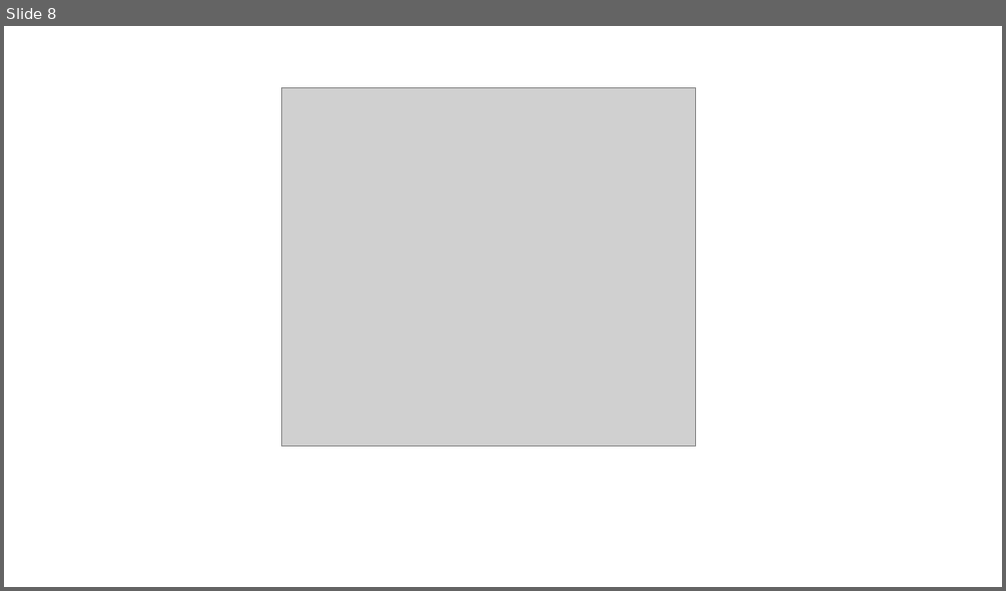
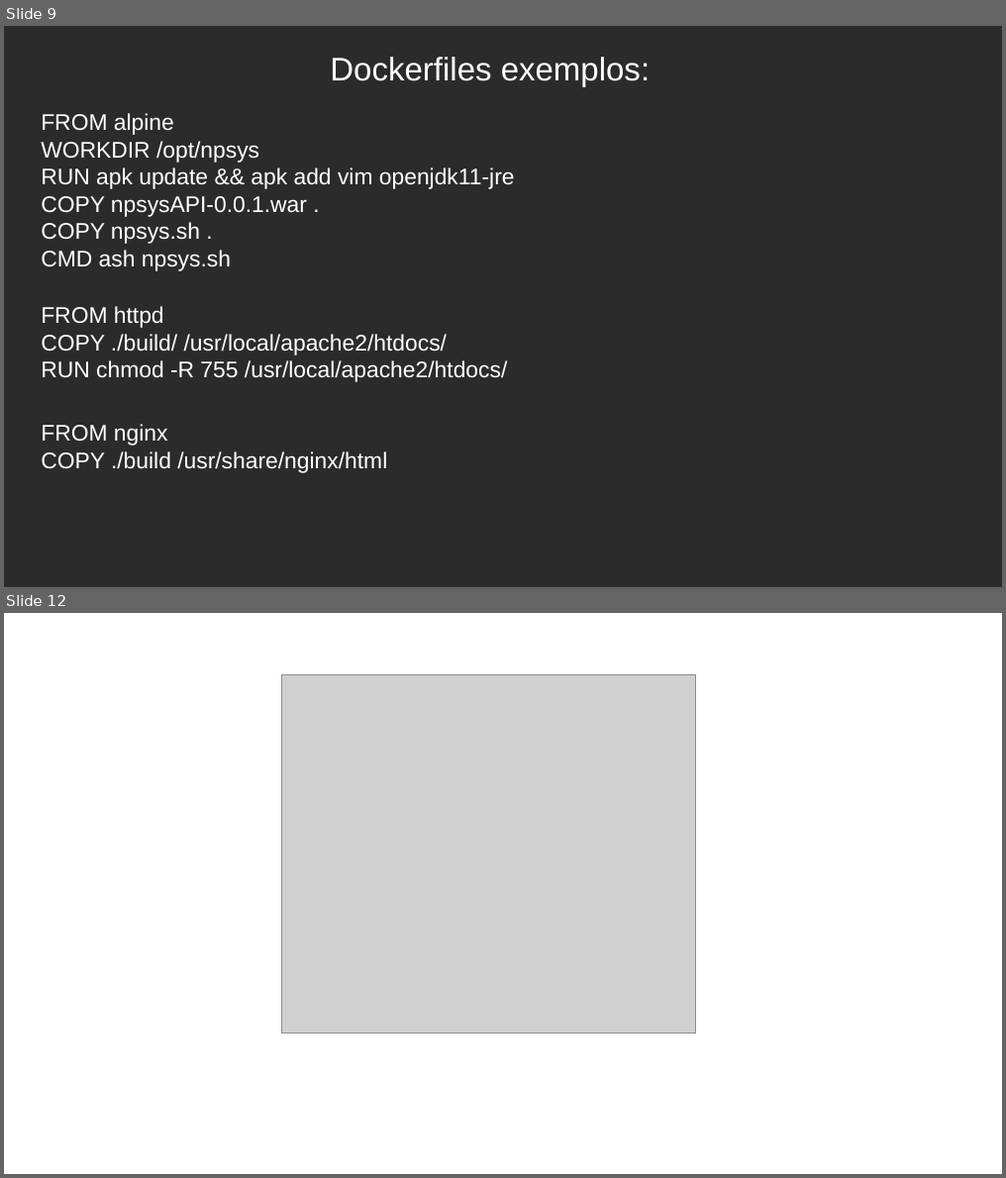
Before and after one commit to celsonery/kubernetes-docs, a slide deck: apresentacao_docker_kubernetes/apresentacao.odp. Shown one above the other, each under a label of ours: slide 8 before the commit, slides 9 and 12 after it; the slides between them are not shown. The pictures are 1006x591 and 1006x1178 pixels, drawn with LibreOffice and Linux fonts; fonts in the diff are those of the drawing; grey boxes stand for pictures; background and template pictures are left out; a plain dark background stands for a picture behind light text. Boxes give left, top, right and bottom in pixels: in the first picture for what was removed or moved away, otherwise in the second. Text is boxed around its words. In the diff, an @@ line names an element or a change of style, - is before the commit and + after.

```diff
--- a/apresentacao_docker_kubernetes/apresentacao.odp
+++ b/apresentacao_docker_kubernetes/apresentacao.odp
@@ slide 9 added at (x1=4, y1=26, x2=1002, y2=587), background picture (left out) @@
@@ text added at (x1=330, y1=57, x2=649, y2=87), 26 pt, text #FFFFFF @@
+Dockerfiles exemplos:
@@ text added at (x1=41, y1=113, x2=515, y2=272), 18 pt, text #FFFFFF @@
+FROM alpine
+WORKDIR /opt/npsys
+RUN apk update && apk add vim openjdk11-jre
+COPY npsysAPI-0.0.1.war .
+COPY npsys.sh .
+CMD ash npsys.sh
@@ text added at (x1=41, y1=306, x2=507, y2=382), 18 pt, text #FFFFFF @@
+FROM httpd
+COPY ./build/ /usr/local/apache2/htdocs/
+RUN chmod -R 755 /usr/local/apache2/htdocs/
@@ text added at (x1=41, y1=424, x2=387, y2=473), 18 pt, text #FFFFFF @@
+FROM nginx
+COPY ./build /usr/share/nginx/html
@@ what was slide 8 is now slide 12 @@
```
Also in this commit, not shown: 3 slides changed, 4 other slides added, 1 slide removed, 7 other files.
